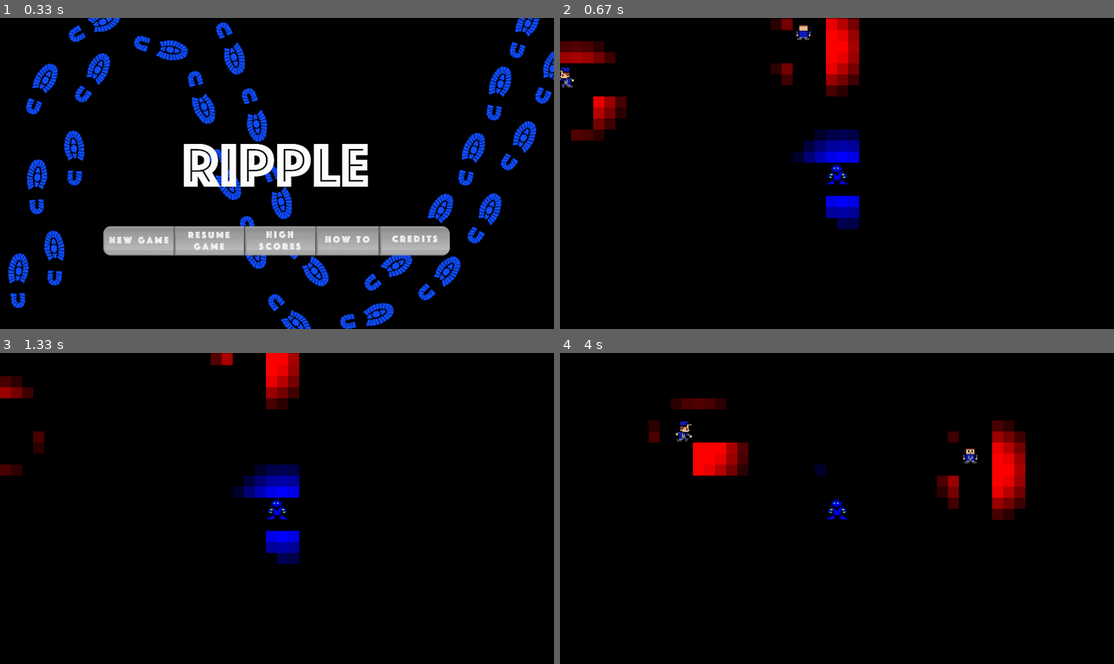
Above: before the commit, frames 1-4 (two rows, left to right).
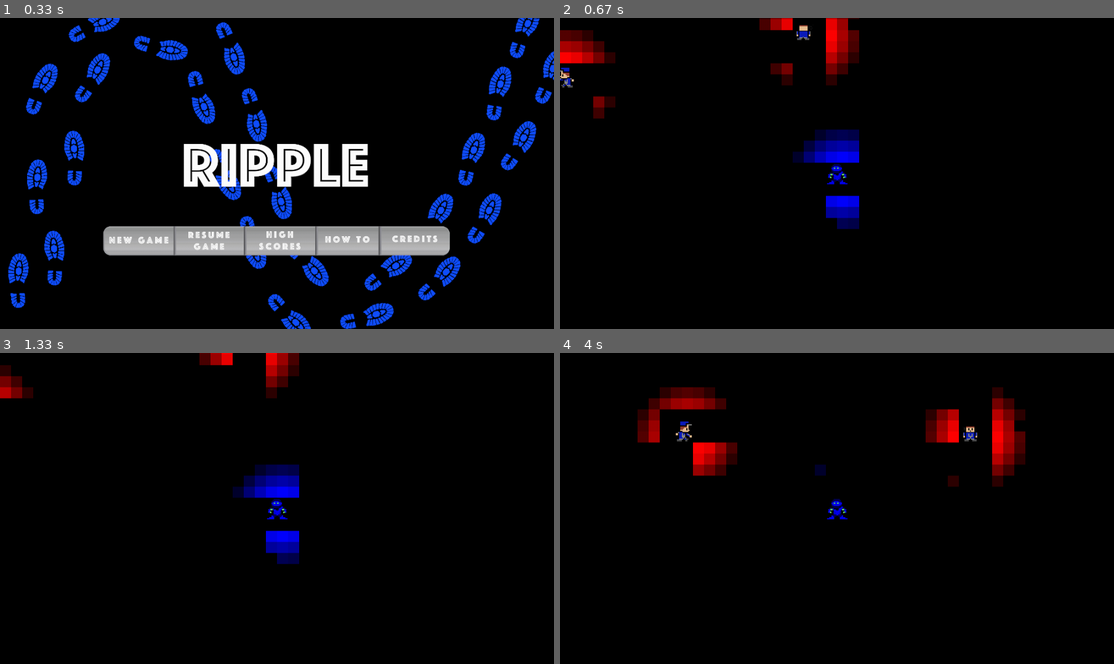
Above: after the commit, the same moments.

Repository: kwahn20/rippleCS269
Game: pygame game, started from main.py
The game is run twice, just before and just after one commit, with the same random seed, the same clock (stepped at 60 frames per second) and the same inputs.
Inputs (mouse positions are in pixels of both pictures, inside the frame that each line leads up to):
- Up to frame 1 (0.33 s): no input
- Up to frame 2 (0.67 s): click (698, 241) at 0.38 s
- Up to frame 3 (1.33 s): hold Up from 1.17 s (still down)
- Up to frame 4 (4 s): release Up at 1.63 s; hold Left 2.17-2.7 s; hold Down 2.73-3.2 s; hold Left 3.23-3.7 s; hold Up from 3.73 s (still down)

Frame 1 is identical in both runs. In frame 2, 2.9% of the frame differs, in the area x 0-54%, y 0-40%; in frame 3, 1.7%; in frame 4, 5.3%, in the area x 14-84%, y 11-54%.

Commit message:
Added guard collision

Diff:
--- a/main.py
+++ b/main.py
@@ -44,11 +44,9 @@
         if self.sound_interval % 12 == 0:
             if self.which_step % 2 == 1:
                 # sounds.step_1_set_1.play()
-                # print('played step 1')
                 self.which_step += 1
             else:
                 # sounds.step_2_set_1.play()
-                # print('played step 2')
                 self.which_step += 1
         self.sound_interval += 1
 
@@ -61,6 +59,7 @@
     def moveLeft(self, tileSize):
         self.x = self.x - self.speed
         self.play_steps()
+
         self.rect = pygame.Rect(self.x - 15,self.y - 15, 30, 30)
         self.image_idx = 1
 
@@ -73,6 +72,7 @@
     def moveDown(self, tileSize):
         self.y = self.y + self.speed
         self.play_steps()
+
         self.rect = pygame.Rect(self.x - 15,self.y - 15, 30, 30)
         self.image_idx = 2
 
@@ -131,42 +131,6 @@
             self.speed /= 1.5
         else:
             self.speed *= 1.5
-
-    def updatePosition(self, t_x, t_y):
-        # self.prevPos = [self.x, self.y]
-        # print(t_x, t_y, self.x, self.y)
-
-        if self.x < t_x - self.speed:
-            # print("Moved Right")
-            self.moveRight()
-            if self.x > t_x - self.speed:
-                self.x = t_x
-                return True
-            return False
-        elif self.x > t_x + self.speed:
-            # print("Moved Left")
-            self.moveLeft()
-            if self.x < t_x + self.speed:
-                self.x = t_x
-                return True
-            return False
-
-        if self.y < t_y - self.speed:
-            # print("Moved Down")
-            self.moveDown()
-            if self.y > t_y - self.speed:
-                self.y = t_y
-                return True
-            return False
-        elif self.y > t_y + self.speed:
-            # print("Moved Up")
-            self.moveUp()
-            if self.y < t_y + self.speed:
-                self.y = t_y
-                return True
-            return False
-        else:
-            self.y = t_y
 
 class Maze:
     def __init__(self, tileSize, maze):
@@ -227,6 +191,12 @@
                         wallCount += 1
                         if wallCount == 5:
                             break
+
+                    if self.maze.maze[int(t_x + (dir.x*count))][int(t_y + (dir.y*count))] == 8:
+                        self.maze.litWalls.append([int(t_x + (dir.x*count)), int(t_y + (dir.y*count)), (255, 0, 255), x, y, chase])
+                        wallCount += 1
+                        if wallCount == 5:
+                            break
                 except:
                     break
 
@@ -240,13 +210,22 @@
 
         for dir in self.unitcircle:
             count = 0
-            while count < max_tiles and self.maze.maze[int(t_x + (dir.x*count))][int(t_y + (dir.y*count))] != 1:
-                count += 1
-                try:
+            nine_count = 0
+            try:
+                tile_num = self.maze.maze[int(t_x + (dir.x*count))][int(t_y + (dir.y*count))]
+                while count < max_tiles and tile_num != 1:
+                    if tile_num == 9:
+                        nine_count += 1
+                    if nine_count == 2:
+                        break
+
+                    count += 1
                     if int(t_x + (dir.x*count)) == p_t_x and int(t_y + (dir.y*count)) == p_t_y:
                         return True
-                except:
-                    break
+
+                    tile_num = self.maze.maze[int(t_x + (dir.x*count))][int(t_y + (dir.y*count))]
+            except:
+                break
         return False
 
     def __init__(self):
@@ -378,8 +357,7 @@
                 self.guards[i].animation_idx ^= 1
                 self.guards[i].frame_count = 0
             self.guards[i].frame_count += 1
-            # print(self.guards[i].frame_count)
-            # pygame.draw.rect(self.background, (255, 128, 0), self.guards[i])
+
             idx = self.guards[i].image_idx
             width = self.guards[i].image_rects[idx][self.guards[i].animation_idx].w
             height = self.guards[i].image_rects[idx][self.guards[i].animation_idx].h
@@ -409,13 +387,6 @@
             self.player.image_rects[idx]
         )
 
-        # pygame.draw.circle(self.fog_of_war,(0,0,0,0),(self.player.x+22,self.player.y+22),100,0)
-        # for i in range(0, len(self.guards)):
-        #     # print(self.guards[i].x, self.guards[i].y)
-        #     pygame.draw.rect(self.fog_of_war,(0,0,0,0), self.guards[i].rect)
-
-        # print("player:", self.player.x, self.player.y)
-
         for i in range(len(self.maze.litWalls)):
             x = self.maze.litWalls[i][0]
             y = self.maze.litWalls[i][1]
@@ -453,8 +424,6 @@
                     self.guards.append(Guard(50*row + 50/4, 50*col + 50/4, 1, col, row))
                 if self.maze.maze[row][col] == 3:
                     self.player = Player(20*row, 20*col, 10, 30)
-                    print(self.player.y)
-                    print(self.maze.getTileCoords(self.player.x, self.player.y))
 
         if self.on_init() == False:
             self._running = False
@@ -468,7 +437,7 @@
             keys = pygame.key.get_pressed()
             self.maze.litWalls = []
 
-            self.pingAudioLines(self.player.x - self.player.rect.w / 2, self.player.y - self.player.rect.h / 2, (0,0,255), self.player.beingChased)
+            self.pingAudioLines(self.player.x - self.player.rect.w/2, self.player.y - self.player.rect.h/2, (0,0,255), self.player.beingChased)
 
 
             for guard in self.guards:
@@ -476,19 +445,13 @@
                 x = t_x * self.maze.tileSize
                 y = t_y * self.maze.tileSize
 
-                # print(t_x, t_y, guard.prevTile, self.maze.maze[t_x-1][t_y], self.maze.maze[t_x+1][t_y], self.maze.maze[t_x][t_y-1], self.maze.maze[t_x][t_y+1])
-
                 moved = False
-                # print(self.maze.getTileCoords(guard.y, guard.x), guard.x, guard.y)
-                # print(self.maze.getTileCoords(self.player.y, self.player.x), self.player.x, self.player.y)
 
                 if not guard.chasePlayer:
                     try:
                         if self.maze.maze[t_x-1][t_y] == 2 and (guard.prevTile[0] != t_x-1 or guard.prevTile[1] != t_y):
                             guard.moveLeft()
-
                             if self.maze.getTileCoords(guard.y, guard.x)[0] == t_x-1:
-                                # guard.x = (t_x-1)*self.maze.tileSize
                                 guard.prevTile = [t_x, t_y]
                             moved = True
                     except:
@@ -498,7 +461,6 @@
                         if self.maze.maze[t_x+1][t_y] == 2 and (guard.prevTile[0] != t_x+1 or guard.prevTile[1] != t_y) and not moved:
                             guard.moveRight()
                             if self.maze.getTileCoords(guard.y, guard.x)[0] == t_x+1:
-                                # guard.x = (t_x+1)*self.maze.tileSize
                                 guard.prevTile = [t_x, t_y]
                             moved = True
                     except:
@@ -506,13 +468,9 @@
 
                     try:
                         if self.maze.maze[t_x][t_y-1] == 2 and (guard.prevTile[0] != t_x or guard.prevTile[1] != t_y-1) and not moved:
-                            # guard.moveUp()
-                            # print(self.maze.getTileCoords(guard.y, guard.x)[1], t_y-1)
+                            guard.moveUp()
                             if self.maze.getTileCoords(guard.y, guard.x)[1] == t_y-1:
-                                guard.y = (t_y-1)*self.maze.tileSize
                                 guard.prevTile = [t_x, t_y]
-                            else:
-                                guard.moveUp()
                             moved = True
                     except:
                         pass
@@ -521,7 +479,6 @@
                         if self.maze.maze[t_x][t_y+1] == 2 and (guard.prevTile[0] != t_x or guard.prevTile[1] != t_y+1) and not moved:
                             guard.moveDown()
                             if self.maze.getTileCoords(guard.y, guard.x)[1] == t_y+1:
-                                # guard.y = (t_y+1)*self.maze.tileSize
                                 guard.prevTile = [t_x, t_y]
                             moved = True
                     except:
@@ -530,7 +487,15 @@
                     if not moved:
                         guard.moveBack()
 
-                self.pingAudioLines(guard.x, guard.y, (255,0,0))
+                idx = guard.image_idx
+                width = guard.image_rects[idx][guard.animation_idx].w
+                height = guard.image_rects[idx][guard.animation_idx].h
+
+                collisionRect = pygame.Rect(guard.x - width/2, guard.y - height/2, width, height)
+                if collisionRect.colliderect(self.player.rect):
+                    M.gameover_wait()
+
+                self.pingAudioLines(guard.x - width/2, guard.y - height/2, (255,0,0))
                 foundPlayer = self.searchForPlayer(guard.x, guard.y, self.player.x, self.player.y)
 
                 if foundPlayer or guard.chasePlayer:
@@ -590,15 +555,19 @@
                     self.player.toggleChase()
 
             coords = self.maze.getTileCoords(self.player.y, self.player.x)
-            print(coords)
-            # print(len(self.maze.maze))
-            # print(len(self.maze.maze[0]))
-            #
-            # if self.maze.maze[coords[0]][coords[1]] == 7:
-            #     self.currentStage = self.GameState.nextLevel()
-            #     self.newMaze = self.currentStage.maze
-            #     self.maze = Maze(60/3, self.newMaze)
-            #     self.on_execute()
+
+            if self.maze.maze[coords[0]][coords[1]] == 7:
+                self.currentStage = self.GameState.nextLevel()
+                self.newMaze = self.currentStage.maze
+                self.maze = Maze(self.maze.tileSize, self.newMaze)
+                self.guards = []
+                for row in range(0, len(self.maze.maze)):
+                    for col in range(0, len(self.maze.maze[row])):
+                        if self.maze.maze[row][col] == 6:
+                            self.maze.maze[row][col] = 2
+                            self.guards.append(Guard(self.maze.tileSize*row + self.maze.tileSize/4, self.maze.tileSize*col + self.maze.tileSize/4, 1, col, row))
+                self.on_execute()
+
             if (keys[K_ESCAPE]):
                 self._running = False
 
